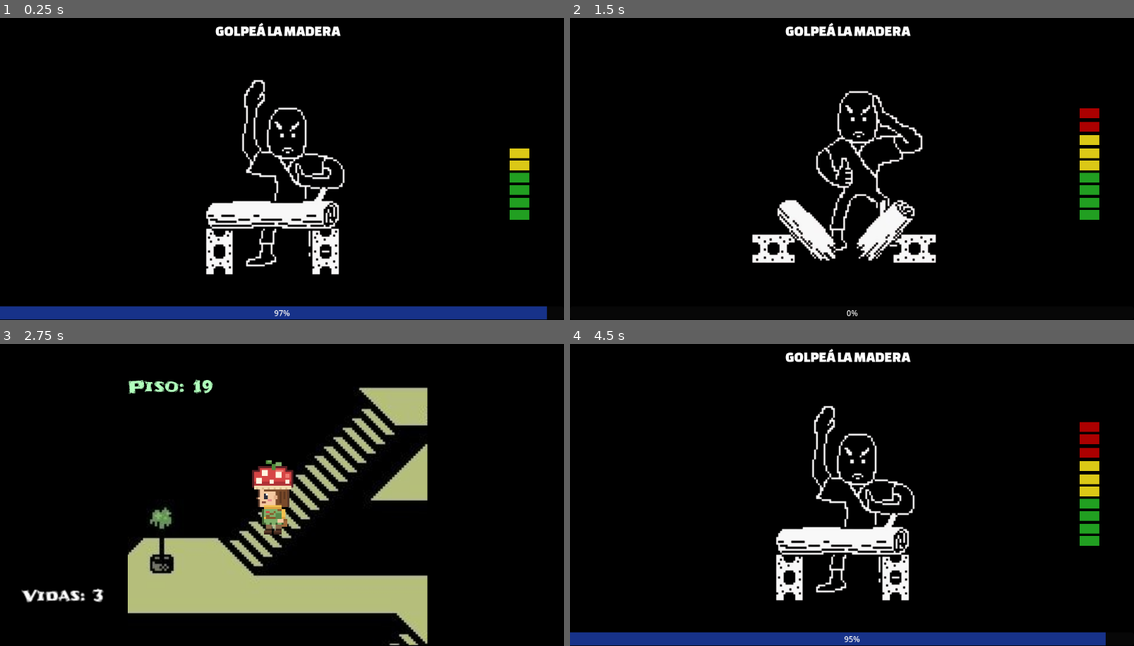
Above: before the commit, frames 1-4 (two rows, left to right).
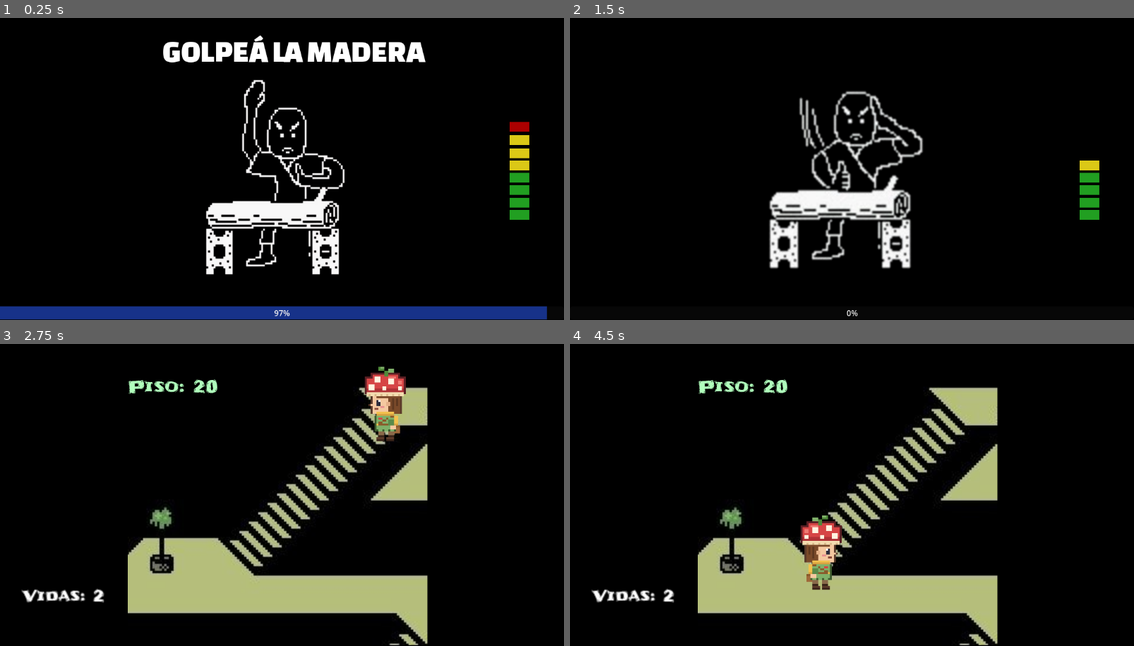
Above: after the commit, the same moments.

Repository: tobiflores/MINIJUEGOS-Feroleto-Flores-Geretto-Legaria
Game: Godot game, scene res://escenas/general/principal.tscn
The game is run twice, just before and just after one commit, with the same random seed, the same clock (stepped at 60 frames per second) and the same inputs. This scene is started directly instead of the project's main scene. The engine's default icon, where the game draws it, is replaced by a stand-in: a white triangle on a blue panel in a dark square.
Inputs:
- Up to frame 1 (0.25 s): no input
- Up to frame 2 (1.5 s): tap Enter (ui_accept) at 0.5, 0.77, 1.25 s; hold Right (ui_right) 0.53-1.28 s; hold Left (ui_left) from 1.28 s (still down)
- Up to frame 3 (2.75 s): tap Enter (ui_accept) at 1.52 s; release Left (ui_left) at 2.03 s; hold Right (ui_right) from 2.03 s (still down)
- Up to frame 4 (4.5 s): tap Enter (ui_accept) at 3.02, 3.77 s; release Right (ui_right) at 3.53 s; hold Left (ui_left) from 3.53 s (still down)

The runs differ from the first frame. In frame 1, 3.1% of the frame differs, in the area x 28-94%, y 1-43%; in frame 2, 9.0%; in frame 3, 2.7%; in frame 4, 24%, in the area x 0-95%, y 1-100%.

Commit message:
agrego sonidos

Diff:
--- a/escenas/general/transicion_victoria.tscn
+++ b/escenas/general/transicion.tscn
@@ -1,17 +1,17 @@
 [gd_scene format=3 uid="uid://dbsck8kft5qkn"]
 
-[ext_resource type="Script" uid="uid://kofebppb3a6a" path="res://scripts/transicion_victoria.gd" id="1_0yafw"]
-[ext_resource type="Texture2D" uid="uid://bltcog42fq5bg" path="res://imagenes/PersonajeIzquierda.png" id="2_178o6"]
-[ext_resource type="Texture2D" uid="uid://ch3hmb1l5ym8s" path="res://imagenes/stairs.jpg" id="3_10u17"]
-[ext_resource type="Texture2D" uid="uid://bjd6pb212ch0y" path="res://imagenes/PersonajeDerecha.png" id="3_owf36"]
-[ext_resource type="FontFile" uid="uid://bcw1irlfqrc5x" path="res://fuentes/Frijole/Frijole-Regular.ttf" id="5_owf36"]
+[ext_resource type="Script" uid="uid://kofebppb3a6a" path="res://scripts/transicion.gd" id="1_fns7c"]
+[ext_resource type="Texture2D" uid="uid://bltcog42fq5bg" path="res://imagenes/PersonajeIzquierda.png" id="2_edxef"]
+[ext_resource type="Texture2D" uid="uid://bjd6pb212ch0y" path="res://imagenes/PersonajeDerecha.png" id="3_ns6lt"]
+[ext_resource type="Texture2D" uid="uid://ch3hmb1l5ym8s" path="res://imagenes/stairs.jpg" id="4_xmfty"]
+[ext_resource type="FontFile" uid="uid://bcw1irlfqrc5x" path="res://fuentes/Frijole/Frijole-Regular.ttf" id="5_qofvb"]
 
-[node name="TransicionVictoria" type="Node2D" unique_id=1856119977]
-script = ExtResource("1_0yafw")
+[node name="Transicion" type="Node2D" unique_id=1856119977]
+script = ExtResource("1_fns7c")
 duracion_bajada = 1.8
 duracion_piso = 0.8
-textura_bajando = ExtResource("2_178o6")
-textura_caminando = ExtResource("3_owf36")
+textura_bajando = ExtResource("2_edxef")
+textura_caminando = ExtResource("3_ns6lt")
 
 [node name="ColorRect" type="ColorRect" parent="." unique_id=641087914]
 offset_right = 1153.0
--- a/escenas/minijuegos/minijuego_caramelos.tscn
+++ b/escenas/minijuegos/minijuego_caramelos.tscn
@@ -18,7 +18,6 @@
 script = ExtResource("1_8iqxp")
 velocidad_caida_min = 200.0
 velocidad_caida_max = 280.0
-caramelos = 7
 escena_objeto_cayendo = ExtResource("2_b81d6")
 textura_caramelo = ExtResource("3_7jj34")
 textura_no_caramelo = ExtResource("4_kogvk")
@@ -68,6 +67,12 @@
 theme_override_fonts/font = ExtResource("1_vojrg")
 theme_override_font_sizes/font_size = 41
 
+[node name="ContadorCaramelos" type="Label" parent="." unique_id=372059999]
+offset_left = 13.0
+offset_top = 575.0
+offset_right = 53.0
+offset_bottom = 598.0
+
 [node name="ProgressBar" type="ProgressBar" parent="." unique_id=15052922]
 offset_top = 620.0
 offset_right = 1152.0
--- a/escenas/minijuegos/minijuego_golpearMadera.tscn
+++ b/escenas/minijuegos/minijuego_golpearMadera.tscn
@@ -5,12 +5,16 @@
 [ext_resource type="Texture2D" uid="uid://41i6yflkybec" path="res://imagenes/pose1.png" id="2_l8obx"]
 [ext_resource type="Texture2D" uid="uid://cbi3s8njwx7ko" path="res://imagenes/pose2.png" id="3_smymm"]
 [ext_resource type="Texture2D" uid="uid://crin8rq0nrkbh" path="res://imagenes/pose3.png" id="4_16lxf"]
+[ext_resource type="AudioStream" uid="uid://b0e150arkv4ay" path="res://musica/boxing_ring.wav" id="6_eosf5"]
+[ext_resource type="AudioStream" uid="uid://b1oaf5f57ssoi" path="res://audios/SonidoMadera.mp3" id="7_fbf3g"]
 
 [sub_resource type="StyleBoxFlat" id="StyleBoxFlat_fs60o"]
 bg_color = Color(0.09240068, 0.19522923, 0.53666794, 1)
 
 [node name="Minijuego-GolpearMadera" type="Node2D" unique_id=442566395]
 script = ExtResource("1_fs60o")
+velocidadBarra = 9.0
+tiempo_mostrar_resultado = 2.0
 textura1 = ExtResource("2_l8obx")
 textura2 = ExtResource("3_smymm")
 textura3 = ExtResource("4_16lxf")
@@ -26,12 +30,12 @@
 texture = ExtResource("2_l8obx")
 
 [node name="Instruccion" type="Label" parent="." unique_id=372554950]
-offset_left = 440.0
-offset_top = 40.0
-offset_right = 1000.0
-offset_bottom = 130.0
+offset_left = 332.0
+offset_top = 64.0
+offset_right = 892.0
+offset_bottom = 154.0
 theme_override_fonts/font = ExtResource("1_jw8p4")
-theme_override_font_sizes/font_size = 30
+theme_override_font_sizes/font_size = 63
 
 [node name="Resultado" type="Label" parent="." unique_id=1883691361]
 offset_left = 51.0
@@ -55,6 +59,14 @@
 offset_bottom = 124.0
 
 [node name="Timer" type="Timer" parent="." unique_id=30362985]
+
+[node name="Musica" type="AudioStreamPlayer2D" parent="." unique_id=2020611094]
+stream = ExtResource("6_eosf5")
+volume_db = -10.692
+
+[node name="SonidoMadera" type="AudioStreamPlayer2D" parent="." unique_id=594350697]
+stream = ExtResource("7_fbf3g")
+volume_db = -10.692
 
 [node name="Fuerza1" type="ColorRect" parent="." unique_id=1984878306]
 offset_left = 1041.0
--- a/scripts/caramelos/minijuego_caramelos.gd
+++ b/scripts/caramelos/minijuego_caramelos.gd
@@ -40,6 +40,10 @@
 	await get_tree().create_timer(3.0).timeout
 	$Instruccion.text = ""
 	$Instruccion2.text = ""
+	_actualizar_contador()
+
+func _actualizar_contador() -> void:
+	$ContadorCaramelos.text = str(puntaje) + " / " + str(caramelos)
 
 func _process(_delta: float) -> void:
 	if $TimerJuego.time_left > 0:
@@ -121,6 +125,7 @@
 
 	if objeto.esCaramelo:
 		puntaje += 1
+		_actualizar_contador()
 		objeto.queue_free()
 		if puntaje >= caramelos:
 			_ganar()
--- a/scripts/gestorPartida.gd
+++ b/scripts/gestorPartida.gd
@@ -14,7 +14,7 @@
 	await mostrar_transicion(gano)
 
 func mostrar_transicion(gano: bool) -> void:
-	var transicion = preload("res://escenas/general/transicion_victoria.tscn").instantiate()
+	var transicion = preload("res://escenas/general/transicion.tscn").instantiate()
 	add_child(transicion)
 	transicion.mostrar_datos(pisoActual, vidas, gano)
 	await transicion.transicion_terminada
--- a/scripts/minijuego_golpearMadera.gd
+++ b/scripts/minijuego_golpearMadera.gd
@@ -18,6 +18,7 @@
 var segmentos: Array[ColorRect] = []
 
 func _ready() -> void:
+	$Musica.play()
 	segmentos = [$Fuerza1, $Fuerza2, $Fuerza3, $Fuerza4, $Fuerza5, $Fuerza6, $Fuerza7, $Fuerza8, $Fuerza9, $Fuerza10]
 	$Instruccion.text = "GOLPEÁ LA MADERA"
 	$ProgressBar.min_value = 0.0
@@ -30,7 +31,7 @@
 
 	puedeGolpear = true
 
-	await get_tree().create_timer(2.0).timeout
+	await get_tree().create_timer(0.8).timeout
 	$Instruccion.text = ""
 
 func _process(delta: float) -> void:
@@ -53,6 +54,7 @@
 func _animar_golpe(acerto: bool) -> void:
 	if acerto:
 		$Personaje.texture = textura2
+		$SonidoMadera.play()
 	else:
 		$Personaje.texture = textura3
 	await get_tree().create_timer(0.15).timeout
@@ -91,5 +93,6 @@
 		segmentos[i].visible = i < segmentos_prendidos
 
 func terminar(resultado: float) -> void:
+	$Musica.stop()
 	termino.emit(resultado)
 	queue_free()
Not shown, added: audios/SonidoMadera.mp3.import
Not shown: 3 places in escenas/general/transicion.tscn that only renumber resources
Not shown, added: musica/boxing_ring.wav.import
Not shown, added: musica/car_theft_101.ogg.import
Renamed: scripts/transicion_victoria.gd -> scripts/transicion.gd
Renamed: scripts/transicion_victoria.gd.uid -> scripts/transicion.gd.uid
Not shown, added: audios/SonidoMadera.mp3
Not shown, added: musica/boxing_ring.wav
Not shown, added: musica/car_theft_101.ogg
